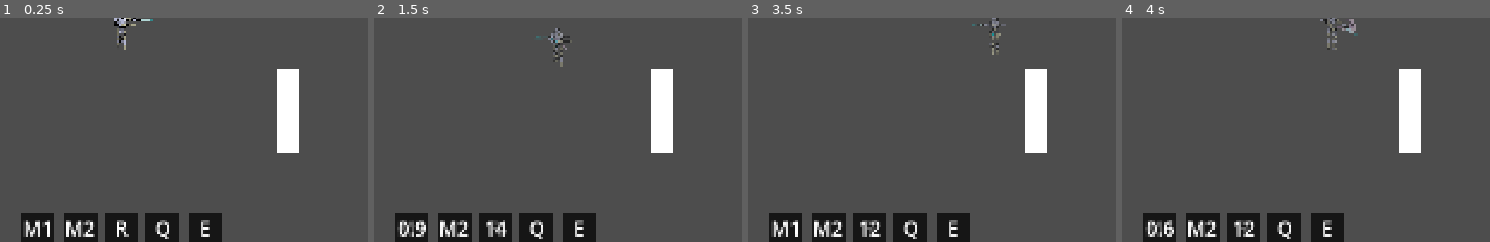
Above: before the commit, frames 1-4 (left to right).
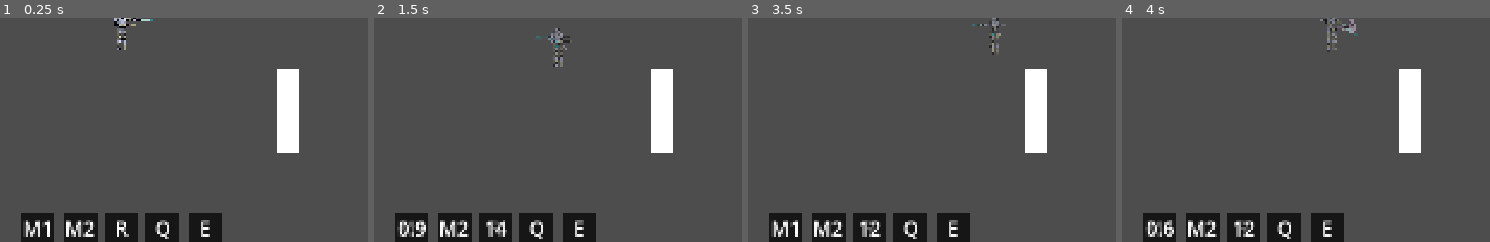
Above: after the commit, the same moments.

Repository: Thechi2000/ogj-2025
Game: Godot game, scene res://nodes/levels/level1/level1.tscn
The game is run twice, just before and just after one commit, with the same random seed, the same clock (stepped at 60 frames per second) and the same inputs. The engine's default icon, where the game draws it, is replaced by a stand-in: a white triangle on a blue panel in a dark square.
Inputs (mouse positions are % of the whole screen's width and height, from its top left):
- Up to frame 1 (0.25 s): no input
- Up to frame 2 (1.5 s): move the mouse to (78, 45) at 0.52 s; hold D (move_right) 0.53-1.28 s; tap R (use_body_module) at 0.6 s; move the mouse to (32, 55) at 1.27 s; hold S (move_down) from 1.28 s (still down); click (32, 55) at 1.35 s
- Up to frame 3 (3.5 s): move the mouse to (65, 28) at 2.02 s; release S (move_down) at 2.03 s; hold D (move_right) 2.03-2.78 s; right-click (65, 28) at 2.1 s; move the mouse to (49, 70) at 2.77 s; hold W (move_up) from 2.78 s (still down); tap R (use_body_module) at 2.85 s
- Up to frame 4 (4 s): move the mouse to (87, 65) at 3.52 s; release W (move_up) at 3.53 s; hold A (move_left) from 3.53 s (still down); click (87, 65) at 3.6 s
The pictures show only the part of the screen within x 38-88%, y 48-98%; the shares and areas given below are measured in that part.

The runs differ from the first frame. In frame 1, less than 0.1% of the frame differs, in the area x 31-35%, y 4-15%; in frame 2, 0.1%, in the area x 48-50%, y 12-22%; in frame 3, less than 0.1%; in frame 4, less than 0.1%.

Commit message:
feat: add base legs

Diff:
--- /dev/null
+++ b/nodes/modules/base_legs/base_legs.tscn
@@ -0,0 +1,18 @@
+[gd_scene load_steps=3 format=3 uid="uid://cdsk1jpviwrwg"]
+
+[ext_resource type="Texture2D" uid="uid://cdc3fvyde8ua" path="res://arts/player/l_leg.png" id="2_054mj"]
+[ext_resource type="Texture2D" uid="uid://4kdse73g5rmv" path="res://arts/player/r_leg.png" id="3_vtot3"]
+
+[node name="BaseLegs" type="Node2D"]
+
+[node name="LLeg" type="Sprite2D" parent="."]
+z_index = -1
+scale = Vector2(0.099, 0.099)
+texture = ExtResource("2_054mj")
+offset = Vector2(-1, 199)
+
+[node name="RLeg" type="Sprite2D" parent="."]
+z_index = 1
+scale = Vector2(0.099, 0.099)
+texture = ExtResource("3_vtot3")
+offset = Vector2(3, 212.017)
--- a/nodes/modules/dash/dash.tscn
+++ b/nodes/modules/dash/dash.tscn
@@ -5,7 +5,6 @@
 [ext_resource type="Texture2D" uid="uid://4kdse73g5rmv" path="res://arts/player/r_leg.png" id="5_xsyq8"]
 
 [node name="Dash" type="Node2D" node_paths=PackedStringArray("leftSprite", "rightSprite")]
-scale = Vector2(1.41848, 1.41848)
 script = ExtResource("1_uooqy")
 leftSprite = NodePath("LLeg")
 rightSprite = NodePath("RLeg")
@@ -16,13 +15,13 @@
 
 [node name="LLeg" type="Sprite2D" parent="."]
 z_index = -1
-scale = Vector2(0.0705023, 0.0705023)
+scale = Vector2(0.099, 0.099)
 texture = ExtResource("4_f0khi")
 offset = Vector2(-1, 199)
 
 [node name="RLeg" type="Sprite2D" parent="."]
 z_index = 1
-scale = Vector2(0.0667401, 0.0667401)
+scale = Vector2(0.099, 0.099)
 texture = ExtResource("5_xsyq8")
 offset = Vector2(3, 212.017)
 
